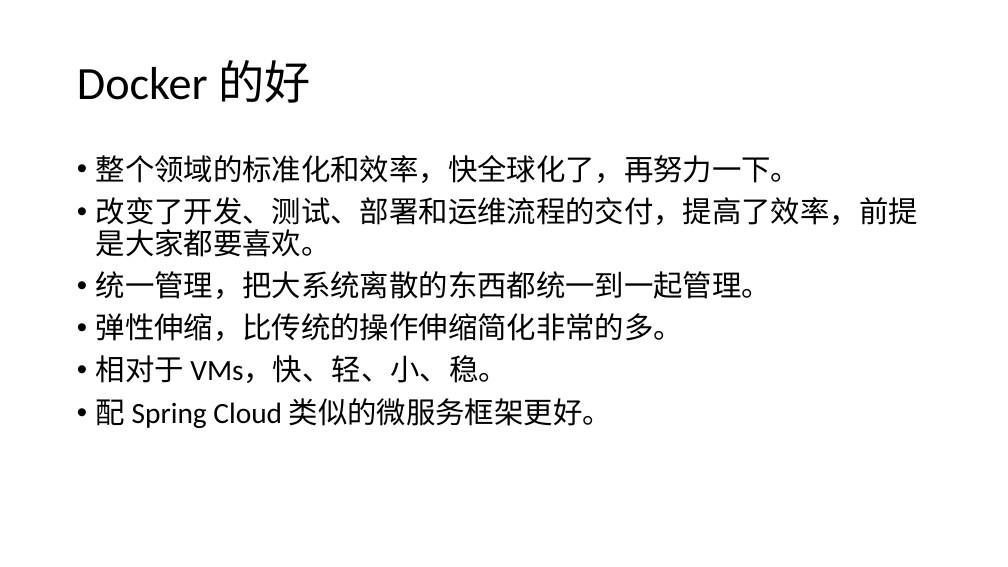
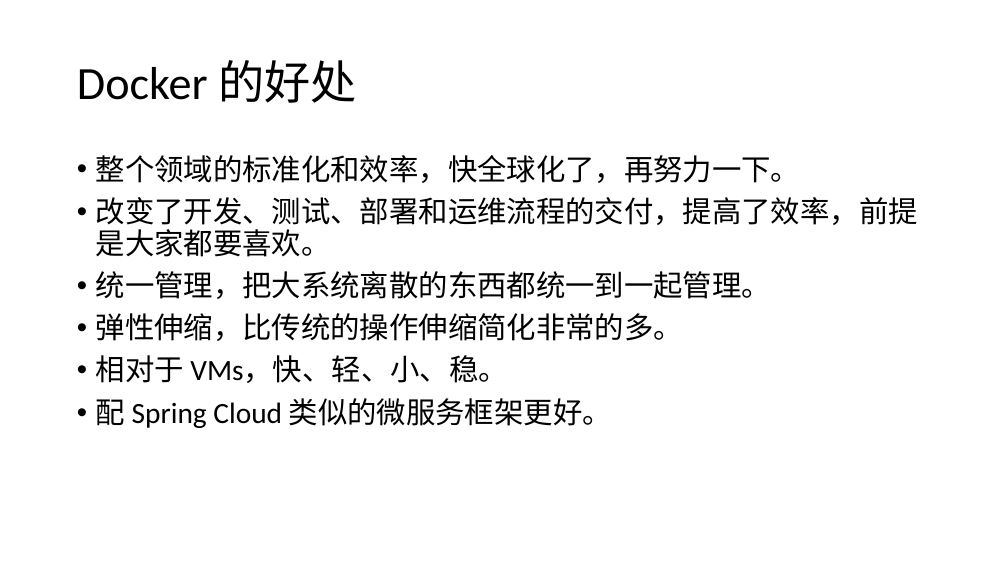
Before and after one commit to huahouye/h-kubernetes, a slide deck: slide 11 of docker/Docker技术介绍.pptx. Drawn at 1008x567 pixels with LibreOffice and Linux fonts; fonts in the diff are those of the drawing. Boxes give left, top, right and bottom in pixels: in the first picture for what was removed or moved away, otherwise in the second. Text is boxed around its words. In the diff, an @@ line names an element or a change of style, - is before the commit and + after.

```diff
--- a/docker/Docker技术介绍.pptx
+++ b/docker/Docker技术介绍.pptx
@@ title at bbox=[77, 60, 357, 103]: text changed @@
-Docker 的好
+Docker 的好处
```
Also in this commit, not shown: 9 other slides changed, 1 slide removed, 2 other files.
